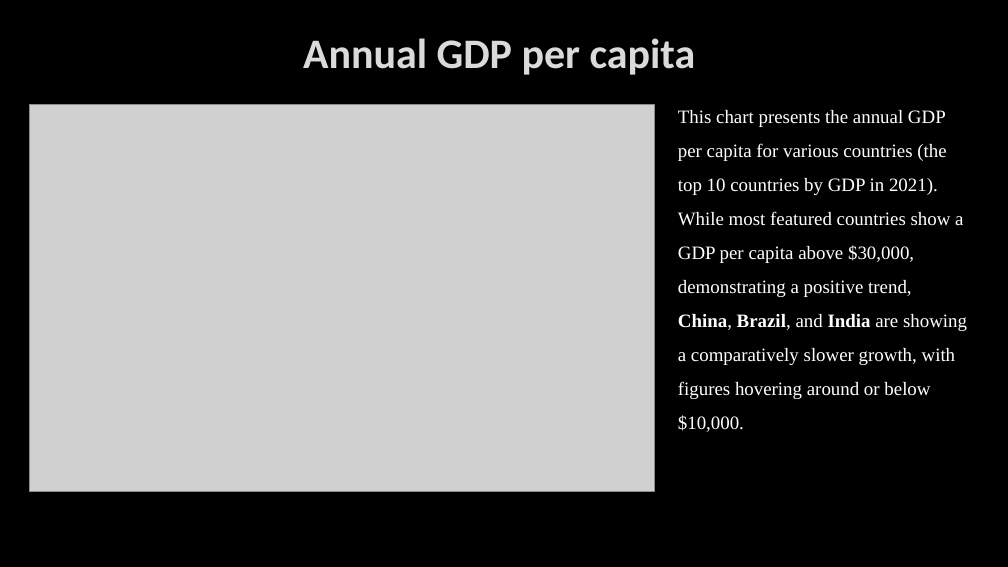
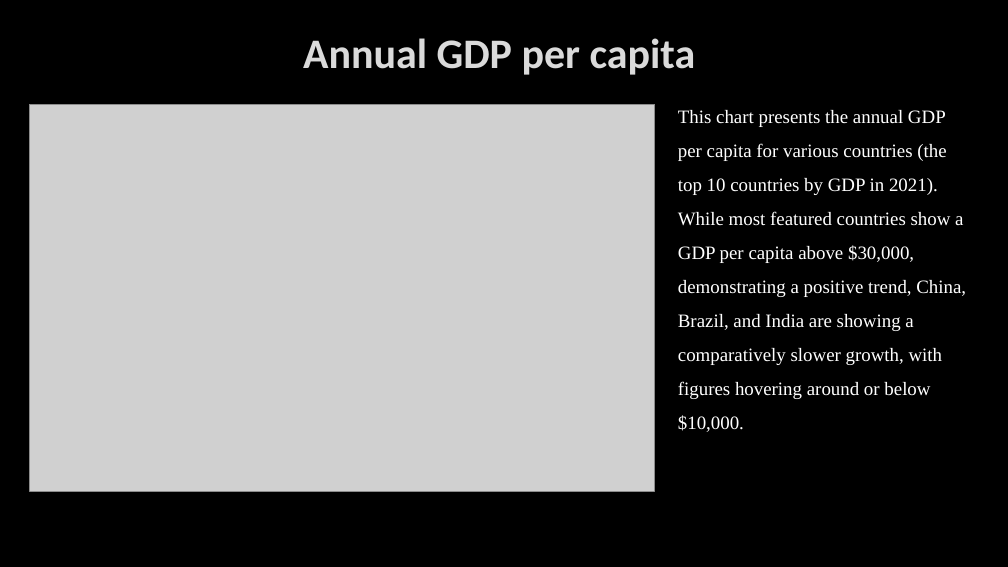
Before and after one commit to VUDataSci/data-presentation-kuangxh9, a slide deck: slide 4 of EDA_presentation.pptx. Drawn at 1008x567 pixels with LibreOffice and Linux fonts; fonts in the diff are those of the drawing; grey boxes stand for pictures; background and template pictures are left out. Boxes give left, top, right and bottom in pixels: in the first picture for what was removed or moved away, otherwise in the second. Text is boxed around its words. In the diff, an @@ line names an element or a change of style, - is before the commit and + after.

```diff
--- a/EDA_presentation.pptx
+++ b/EDA_presentation.pptx
@@ text "This chart presents the annual ..." at <box>678,110,966,432</box>: bold off in "China, Brazil, India" @@
```
Also in this commit, not shown: 4 other slides changed, 2 slides added, 6 other files.
